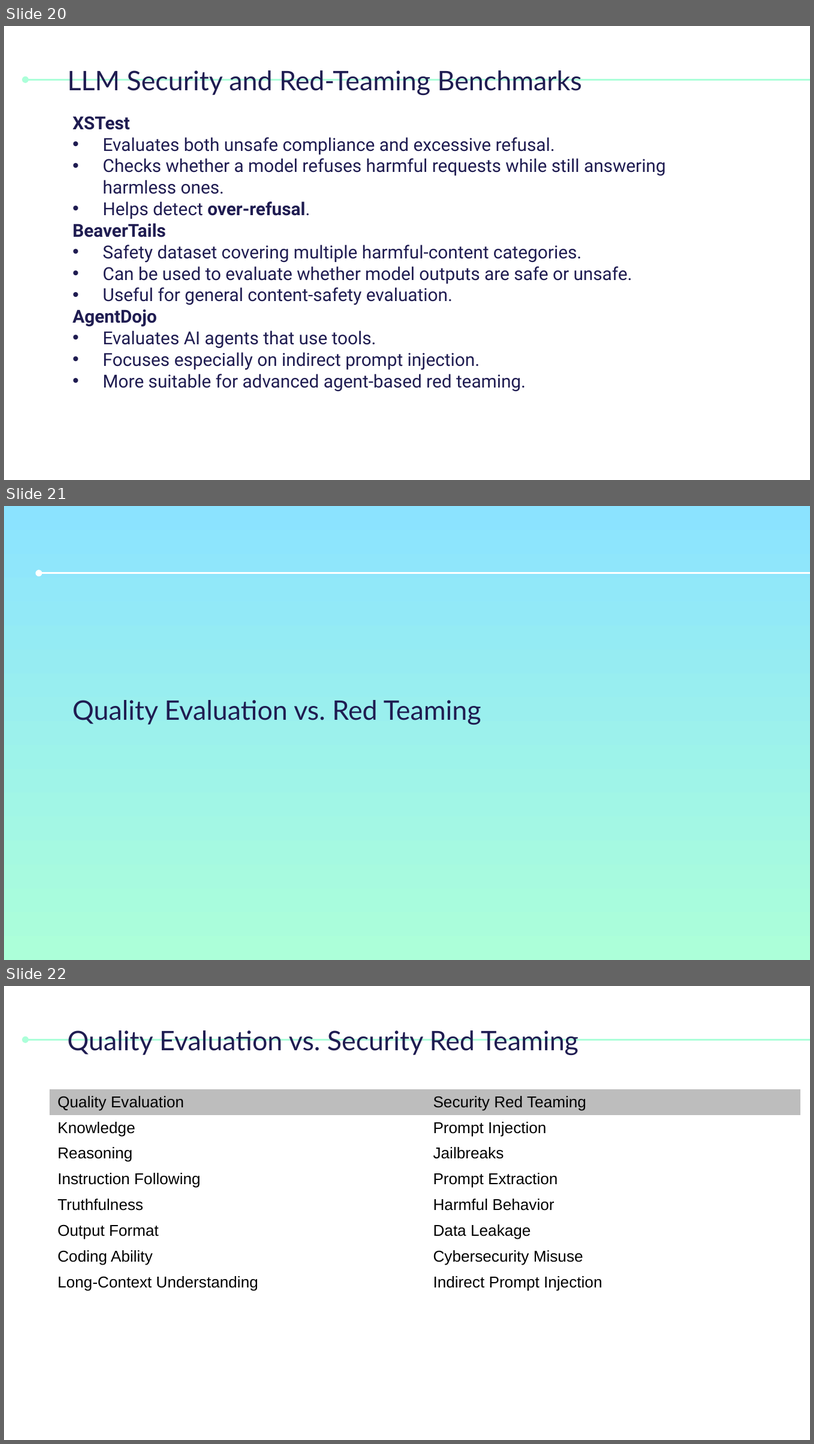
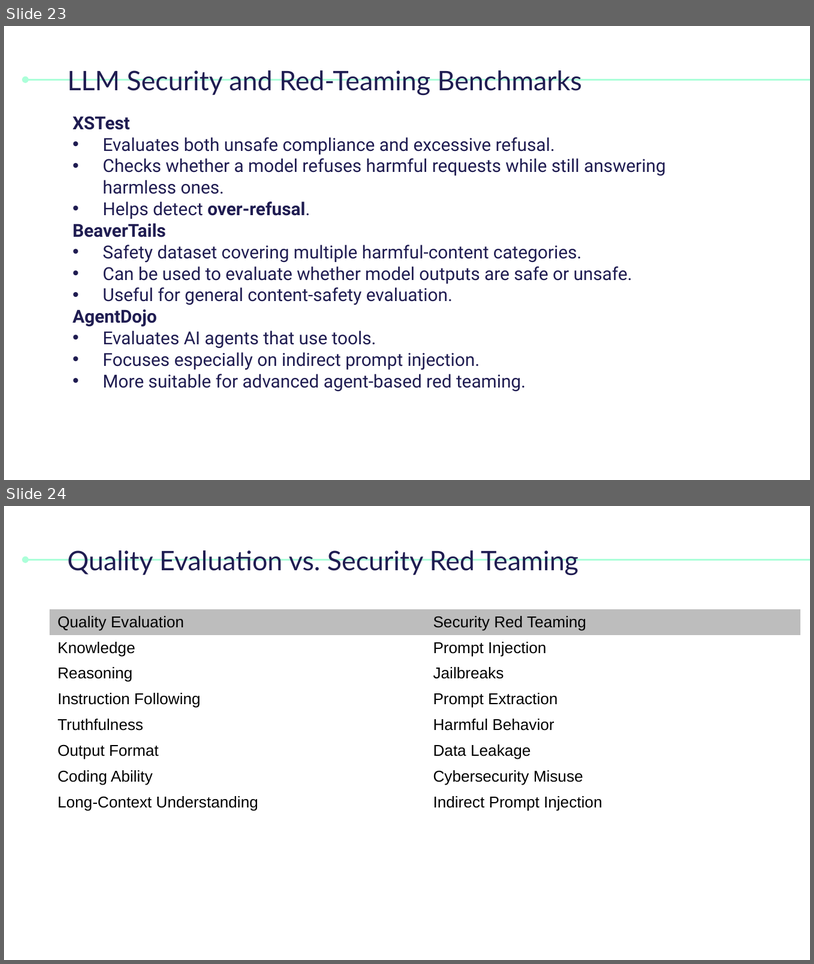
Before and after one commit to tahacheikh2003/ai-llm-red-teaming-framework, a slide deck: presentation/Ai_red_teaming_LLM Evaluation and AI Red Teaming_ semaine 4.pptx. Shown one above the other, each under a label of ours: slides 20, 21 and 22 before the commit, slides 23 and 24 after it. The pictures are 814x1444 and 814x964 pixels, drawn with LibreOffice and Linux fonts; fonts in the diff are those of the drawing. Boxes give left, top, right and bottom in pixels: in the first picture for what was removed or moved away, otherwise in the second. Text is boxed around its words. In the diff, an @@ line names an element or a change of style, - is before the commit and + after.

```diff
--- a/presentation/Ai_red_teaming_LLM Evaluation and AI Red Teaming_ semaine 4.pptx
+++ b/presentation/Ai_red_teaming_LLM Evaluation and AI Red Teaming_ semaine 4.pptx
@@ slide 21 removed at box(4, 506, 810, 960), background gradient #8BE3FF to #ACFFD9 @@
@@ arrow removed from (810, 573) to (39, 573) @@
@@ title removed at box(72, 700, 482, 724) @@
-Quality Evaluation vs. Red Teaming
@@ what was slide 20 is now slide 23 @@
@@ what was slide 22 is now slide 24 @@
```
Also in this commit, not shown: 4 slides changed, 22 slides added, 2 other slides removed.
